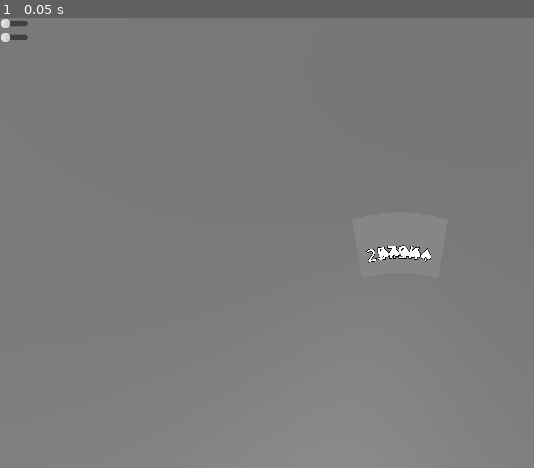
Above: before the commit, frame 1.
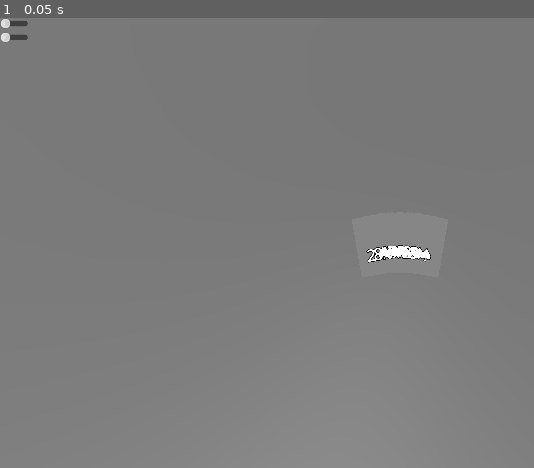
Above: after the commit, the same moment.

Repository: eerieA/game-qs-grill
Game: Godot game, scene res://scenes/main.tscn
The game is run twice, just before and just after one commit, with the same random seed, the same clock (stepped at 60 frames per second) and the same inputs.
Inputs:
- Up to frame 1 (0.05 s): no input

The runs differ from the first frame. In frame 1, 0.1% of the frame differs, in the area x 68-81%, y 50-55%.

Commit message:
Added a Deck node to Main scene and hooked up script

Diff:
--- a/scenes/main.tscn
+++ b/scenes/main.tscn
@@ -1,7 +1,8 @@
-[gd_scene load_steps=4 format=3 uid="uid://bsgilbryd3wy8"]
+[gd_scene load_steps=5 format=3 uid="uid://bsgilbryd3wy8"]
 
 [ext_resource type="Script" uid="uid://ccxxxrk5qaw21" path="res://scripts/main.gd" id="1_o5qli"]
 [ext_resource type="PackedScene" uid="uid://btt5rb6jsorjm" path="res://scenes/card3d.tscn" id="2_0wfyh"]
+[ext_resource type="Script" uid="uid://dmihht15wow4n" path="res://scripts/data/deck.gd" id="3_sugp2"]
 
 [sub_resource type="PlaneMesh" id="PlaneMesh_0wfyh"]
 size = Vector2(19.2, 10.8)
@@ -9,6 +10,7 @@
 [node name="Main" type="Node3D"]
 script = ExtResource("1_o5qli")
 card3d_scene = ExtResource("2_0wfyh")
+card_draw_count = 7
 
 [node name="DirectionalLight3D" type="DirectionalLight3D" parent="."]
 transform = Transform3D(0.34815323, -0.920355, -0.17814639, 0.7460691, 0.15696912, 0.64710265, -0.56760067, -0.35820037, 0.7412975, 0, 2.4931202, 0.38932037)
@@ -40,5 +42,10 @@
 max_value = 1.2
 step = 0.1
 
+[node name="Deck" type="Node" parent="."]
+script = ExtResource("3_sugp2")
+
+[node name="DeckAnchor" type="Node3D" parent="Deck"]
+
 [connection signal="value_changed" from="HandLookDevControls/FanAngleSlider" to="." method="_on_fan_angle_slider_value_changed"]
 [connection signal="value_changed" from="HandLookDevControls/SpacingSlider" to="." method="_on_spacing_slider_value_changed"]
--- a/scripts/main.gd
+++ b/scripts/main.gd
@@ -1,9 +1,11 @@
 extends Node3D
 
-@onready var deck = Deck.new()
+@export var card3d_scene: PackedScene
+@export var card_draw_count: int = 5
+
+@onready var deck = $Deck  # logic node with deck.gd
+@onready var deck_anchor = $Deck/DeckAnchor  # Node3D used for visuals
 @onready var hand_anchor = $HandAnchor
-
-@export var card3d_scene: PackedScene
 
 # These are used to store values passed from the HSlider value change
 var fan_angle_deg: float = 20.0
@@ -13,15 +15,13 @@
 
 
 func _ready():
-	deck.generate_deck()
-	deck.shuffle_deck()
-
-	# current_hand = deck.draw(5)				# draw a random hand
-	current_hand = deck.draw_test_flush()	# draw a fixed test flush hand
+	current_hand = deck.draw(card_draw_count)  # draw a random hand
+	# current_hand = deck.draw_test_flush()	# draw a fixed test flush hand
 	# current_hand = deck.draw_test_pair()	# draw a fixed test single pair hand
 	# current_hand = deck.draw_test_three()	# draw a fixed test three-of-a-kind hand
 	# current_hand = deck.draw_test_four()	# draw a fixed test four-of-a-kind hand
 	# current_hand = deck.draw_test_straight()	# draw a fixed test straight hand
+	# current_hand = deck.draw_test_straight_flush()	# draw a fixed test straight + flush hand
 
 	var context = HandContext.new(current_hand)
 	print("--- Your hand ---")
